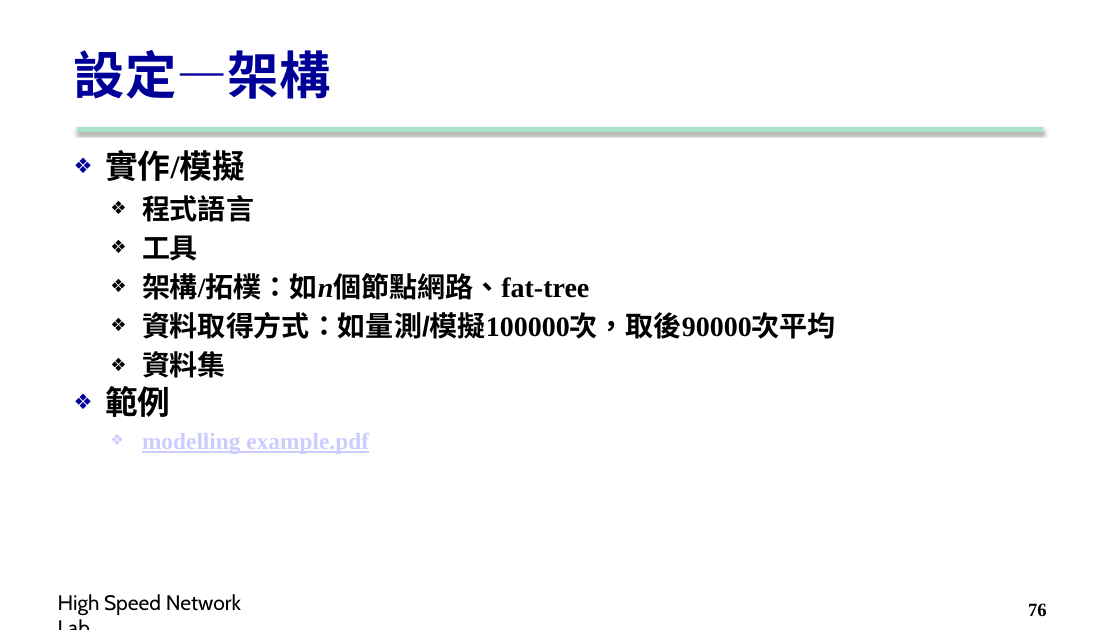
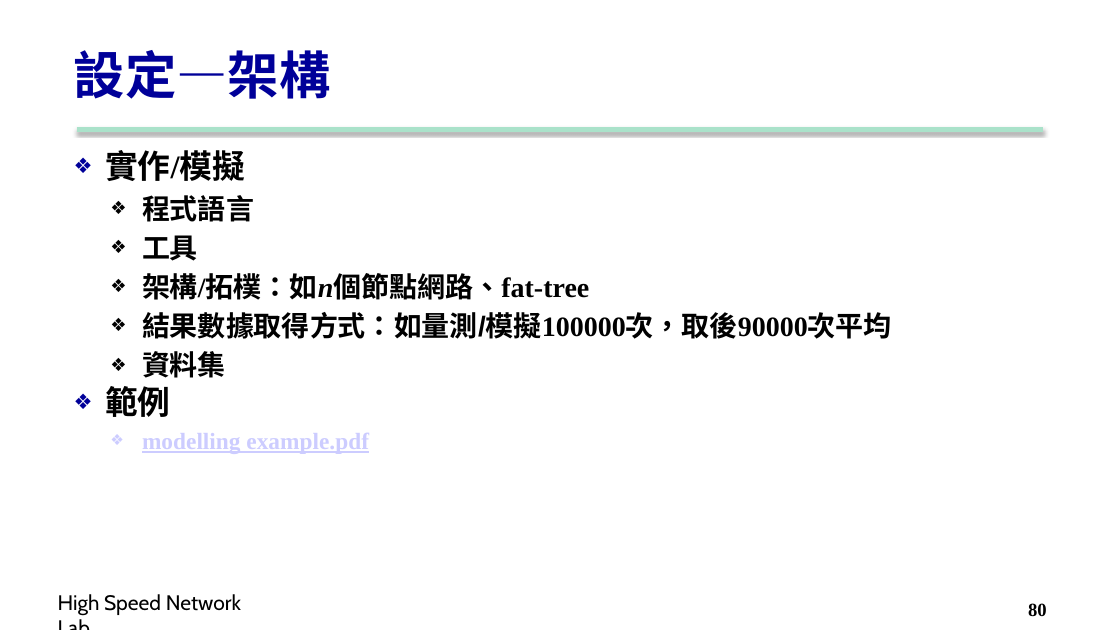
Before and after one commit to carina419/NTUST, a slide deck: slide 80 of MI5014701 科技研究與論文寫作 Technology Research and Thesis Writing/2. Structure.pptx (slide 76 before the commit). Drawn at 1120x630 pixels with LibreOffice and Linux fonts; fonts in the diff are those of the drawing; background and template pictures are left out. Boxes give left, top, right and bottom in pixels: in the first picture for what was removed or moved away, otherwise in the second. Text is boxed around its words. In the diff, an @@ line names an element or a change of style, - is before the commit and + after.

```diff
--- a/MI5014701 科技研究與論文寫作 Technology Research and Thesis Writing/2. Structure.pptx
+++ b/MI5014701 科技研究與論文寫作 Technology Research and Thesis Writing/2. Structure.pptx
@@ text at (142,312,892,339): text changed @@
-    ❖ 資料取得方式：如量測/模擬100000次，取後90000次平均
+    ❖ 結果數據取得方式：如量測/模擬100000次，取後90000次平均
@@ page number at (1028,603,1047,616): text changed @@
-76
+80
```
Also in this commit, not shown: 20 other slides changed, 4 slides added, 2 other files.
